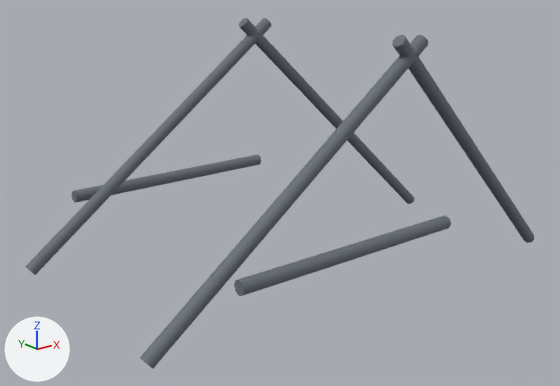
The glTF model public/models/parts/kaeferkraft-reinforced_frame.glb: old version first, new version second.
Before and after are seen from a camera (50 mm lens) standing at (-1.5, -2.21, 1.88) and looking at (0.3, 0.04, 0.98). The lights are fixed; the arrows at lower left show +X, +Y and +Z. The older version comes first. Where no turn or scale is listed for an object, it has been applied to the vertices.

In view in the first picture: 'RearStay', 'RearStay.001', 'Waist', 'Waist.001', 'XRearToDash', 'XRearToDash.001'.
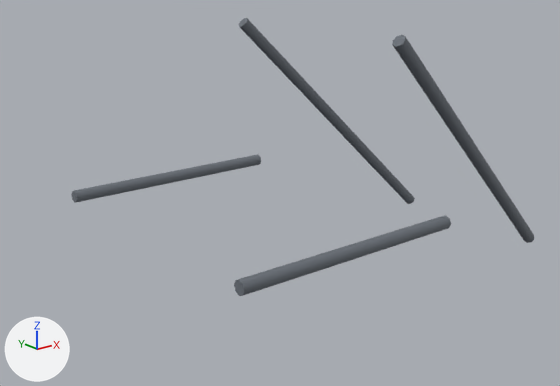
Patch to the scene script:
```diff
--- a/public/models/parts/kaeferkraft-reinforced_frame.glb.py
+++ b/public/models/parts/kaeferkraft-reinforced_frame.glb.py
@@ ob_xreartodash @@
-ob_xreartodash = bpy.data.objects.new('XRearToDash', me_mesh_1)
-ob_xreartodash.location = (-0.01, 0.43, 1.17)
@@ ob_xreartodash_001 @@
-ob_xreartodash_001 = bpy.data.objects.new('XRearToDash.001', me_mesh_4)
-ob_xreartodash_001.location = (-0.01, -0.43, 1.17)
```

Location of each change, (x1, y1, x2, y2) in pixels of the pictures (560 x 386 px):
'XRearToDash.001', deleted: before (140, 35, 428, 369)
'XRearToDash', deleted: before (25, 18, 272, 275)
